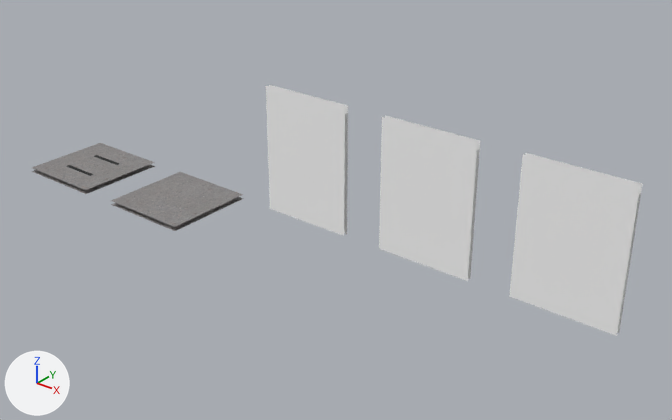
A saved change to the glTF model src/shared/buildings/assets/building_parts_filled.glb.
Both versions are drawn from a 50 mm camera at (17.74, -12.69, 9.0) aimed at (7.15, 0.54, 0.79). Arrows for +X, +Y and +Z are at lower left; the lights stay in place. The older version comes first.

Script lines for the objects in view, before the commit:
```python
mat_wallmaterial = principled_material('WallMaterial')
mat_wallmaterial.base_color = (1.0, 1.0, 1.0)  # white #ffffff
me_plane_001 = bpy.data.meshes.new('Plane.001')
me_plane_001.from_pydata(...)  # 66 vertices, 96 faces; spans x -1.05..1.05, y -1.05..1.05, z -0.05..0.05
me_plane_001.materials.append(mat_floormaterial)  # picture img_floortexturemain
me_plane_002 = bpy.data.meshes.new('Plane.002')
me_plane_002.from_pydata(...)  # 50 vertices, 64 faces; spans x -1.05..1.05, y 0.95..1.05, z 0.0..2.85
me_plane_002.materials.append(mat_wallmaterial)  # white #ffffff
me_plane_003 = bpy.data.meshes.new('Plane.003')
me_plane_003.from_pydata(...)  # 66 vertices, 96 faces; spans x -1.05..1.05, y 0.95..1.05, z 0.0..2.85
me_plane_003.materials.append(mat_wallmaterial)  # white #ffffff
me_plane_004 = bpy.data.meshes.new('Plane.004')
me_plane_004.from_pydata(...)  # 68 vertices, 96 faces; spans x -1.05..1.05, y 0.95..1.05, z 0.0..2.85
me_plane_004.materials.append(mat_wallmaterial)  # white #ffffff
ob_door = bpy.data.objects.new('Door', me_plane_004)
ob_door.location = (12.0, 0.0, 0.0)
ob_hole = bpy.data.objects.new('Hole', me_plane_001)
ob_hole.location = (0.0, 0.0, 0.0)
ob_wall = bpy.data.objects.new('Wall', me_plane_002)
ob_wall.location = (6.0, 0.0, 0.0)
ob_window = bpy.data.objects.new('Window', me_plane_003)
ob_window.location = (9.0, 0.0, 0.0)
# also in view: 'Floor' at (3.0, 0.0, 0.0)
```
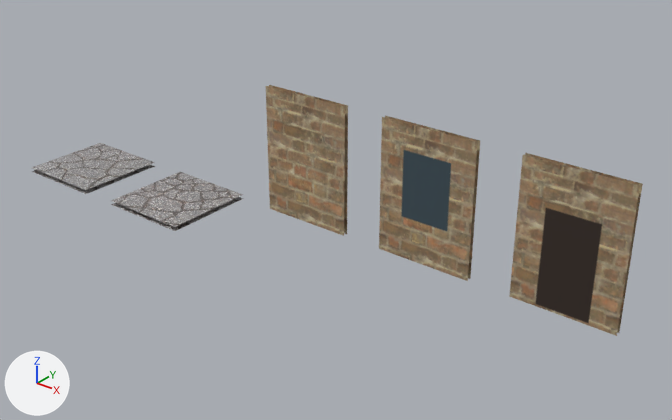
What differs and where, as boxes (x1, y1, x2, y2) in the pictures (672 x 420 px):
'Door', surface changed (white to brown)
    both: (509, 153, 643, 336)
'Window', surface changed (white to brown)
    both: (379, 115, 480, 281)
'Wall', surface changed (white to brown)
    both: (266, 85, 348, 236)

Patch to the scene script:
```diff
--- a/src/shared/buildings/assets/building_parts_filled.glb.py
+++ b/src/shared/buildings/assets/building_parts_filled.glb.py
@@ img_walltexturemain @@
+img_walltexturemain = load_image('WallTextureMain', '_unpacked/WallTextureMain', 256, 256, 'sRGB')
@@ mat_wallmaterial @@
 mat_wallmaterial = principled_material('WallMaterial')
-mat_wallmaterial.base_color = (1.0, 1.0, 1.0)  # white #ffffff
+mat_wallmaterial.texture = img_walltexturemain
```
